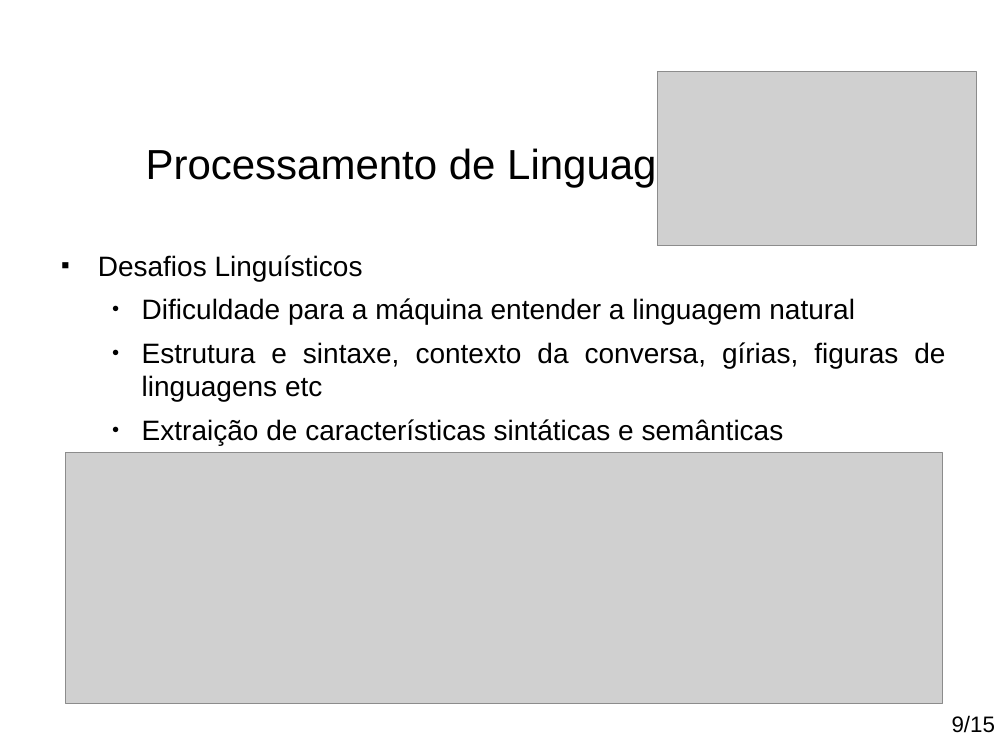
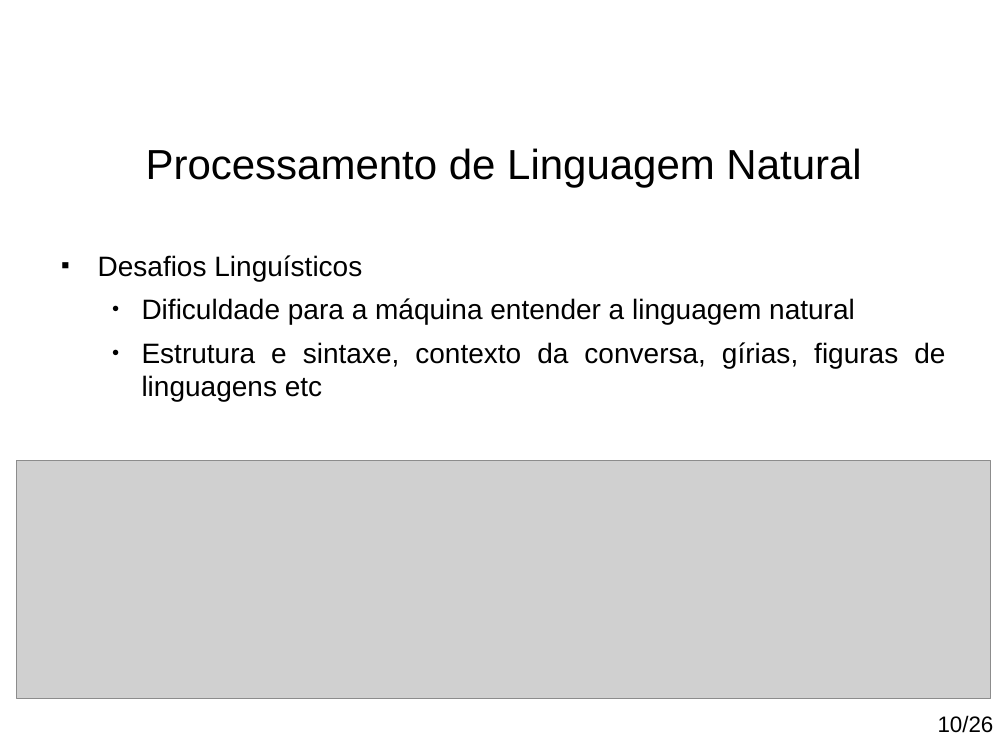
Before and after one commit to paulohq/apresentacao-NLP, a slide deck: slide 11 of apresentacao-mineracao-de-sugestoes.ppt (slide 10 before the commit). Drawn at 1008x756 pixels with LibreOffice and Linux fonts; fonts in the diff are those of the drawing; grey boxes stand for pictures; background and template pictures are left out. Boxes give left, top, right and bottom in pixels: in the first picture for what was removed or moved away, otherwise in the second. Text is boxed around its words. In the diff, an @@ line names an element or a change of style, - is before the commit and + after.

Commit message:
Finalização para primeira apresentação.

```diff
--- a/apresentacao-mineracao-de-sugestoes.ppt
+++ b/apresentacao-mineracao-de-sugestoes.ppt
@@ picture removed at [657,72,977,246] @@
@@ text "Desafios Linguísticos" at [98,255,945,401]: indent changed @@
@@ text at [142,419,784,445]: paragraph removed @@
-  ● Extraição de características sintáticas e semânticas
@@ picture: place and size @@
-picture at [66,453,942,704]
+picture at [17,461,991,699]
@@ text added at [938,715,994,733], 16 pt, text #000000 @@
+10/26
@@ text removed at [952,715,995,733] @@
-9/15
```
Also in this commit, not shown: 19 other slides changed, 6 slides added, 3 slides removed, 4 other files.
